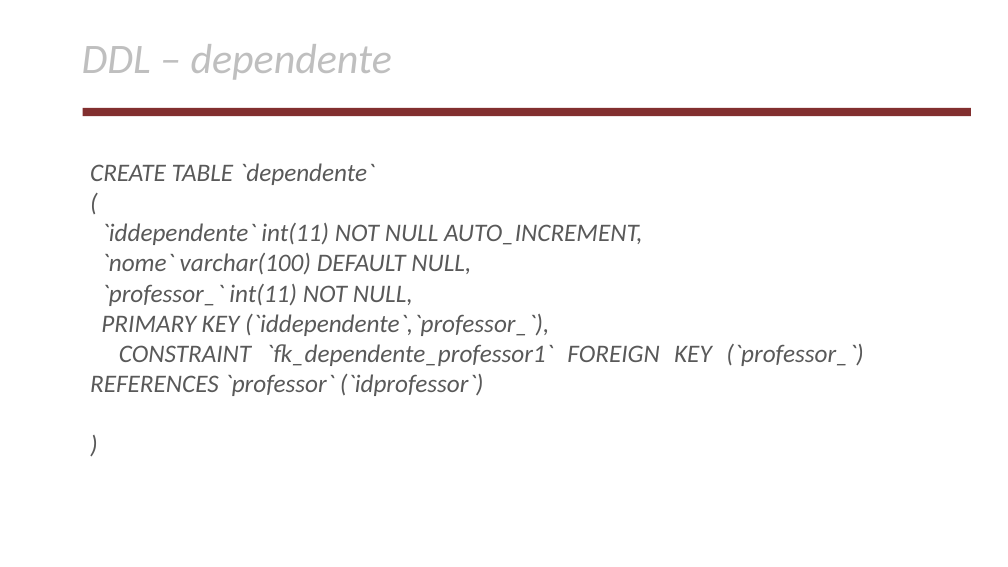
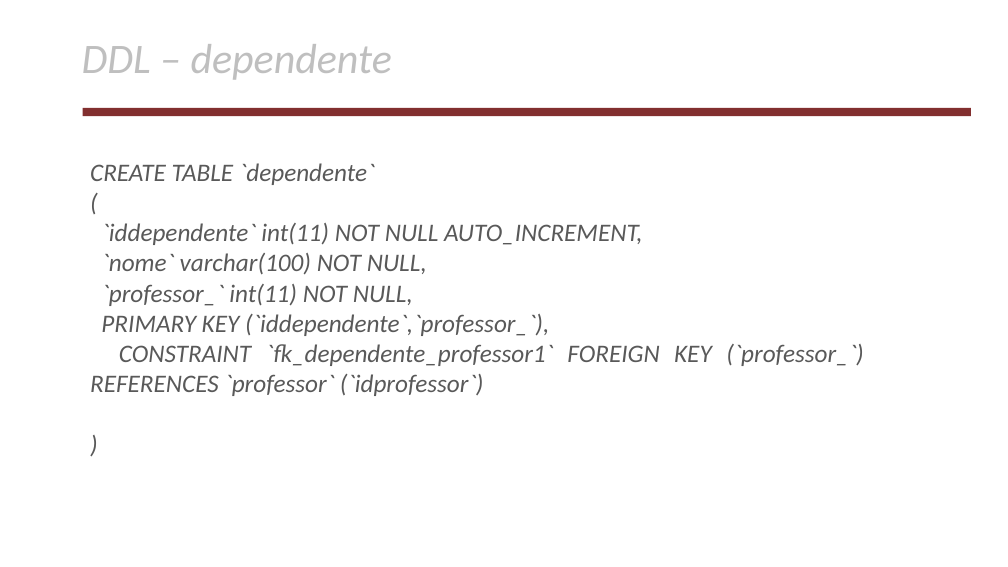
Before and after one commit to AlexsandroMatias2017/MeuBancoDeDados, a slide deck: slide 9 of apresentacao/apresentacaoDoProjeto.odp. Drawn at 1008x567 pixels with LibreOffice and Linux fonts; fonts in the diff are those of the drawing; background and template pictures are left out. Boxes give left, top, right and bottom in pixels: in the first picture for what was removed or moved away, otherwise in the second. Text is boxed around its words. In the diff, an @@ line names an element or a change of style, - is before the commit and + after.

```diff
--- a/apresentacao/apresentacaoDoProjeto.odp
+++ b/apresentacao/apresentacaoDoProjeto.odp
@@ text at (x1=101, y1=253, x2=427, y2=274): text changed @@
-`nome` varchar(100) DEFAULT NULL,
+`nome` varchar(100) NOT NULL,
```
Also in this commit, not shown: 5 other slides changed, 12 slides added, 2 other files.
